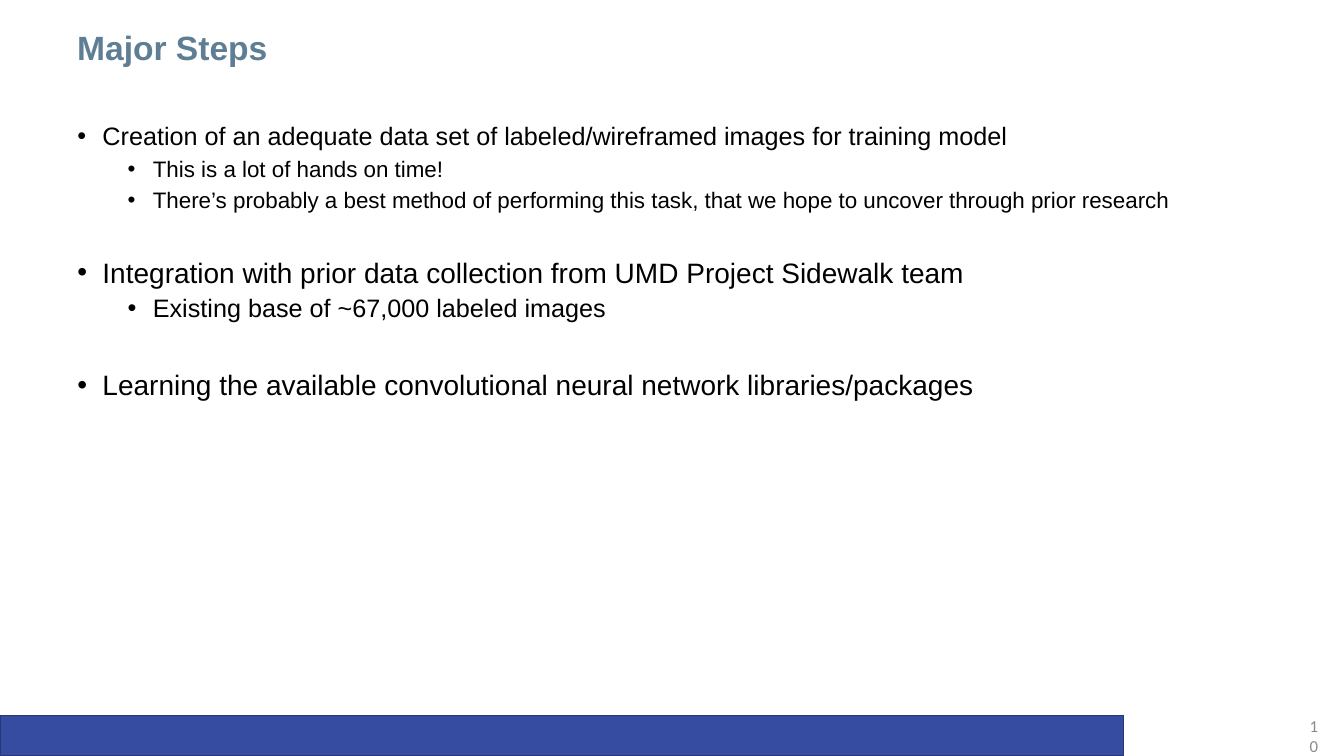
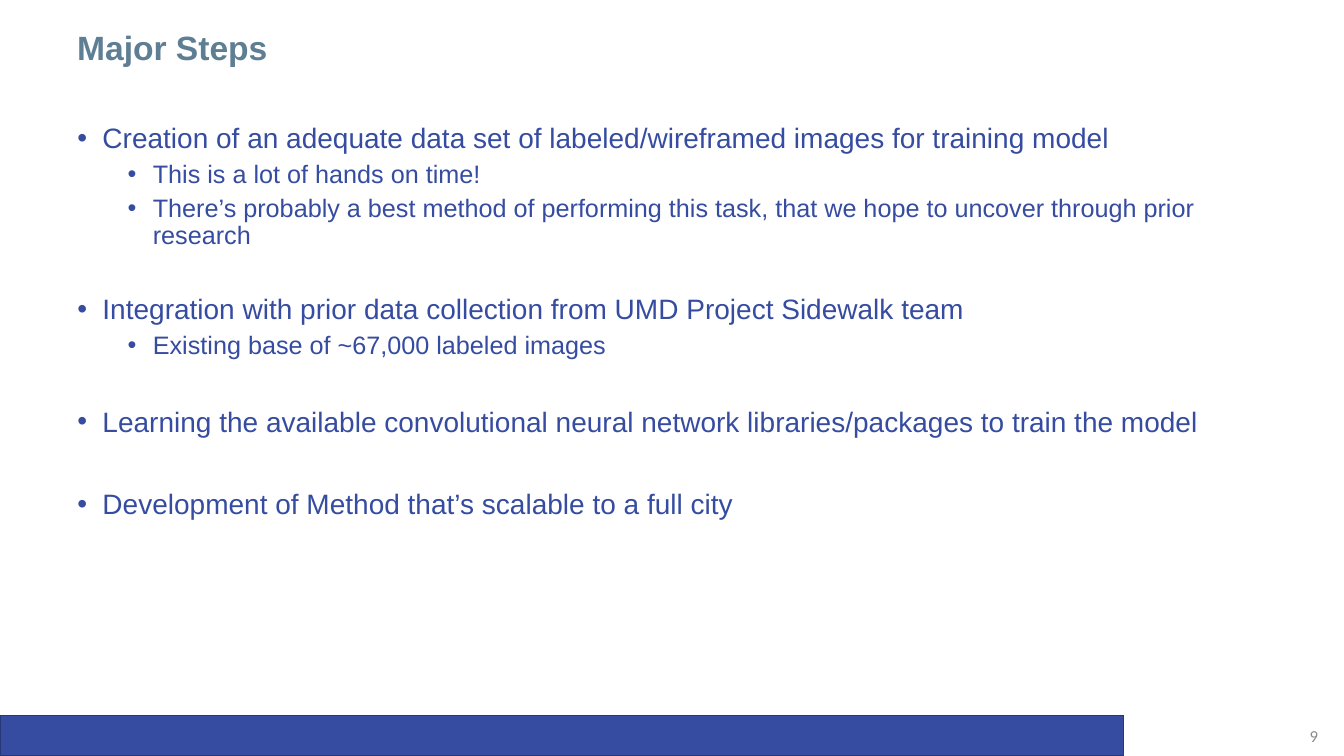
Before and after one commit to anabbott/CapstoneProject, a slide deck: slide 9 of CafeTalks/20170604_CafeTalkIPresentation_v03.pptx (slide 10 before the commit). Drawn at 1344x756 pixels with LibreOffice and Linux fonts; fonts in the diff are those of the drawing; background and template pictures are left out. Boxes give left, top, right and bottom in pixels: in the first picture for what was removed or moved away, otherwise in the second. Text is boxed around its words. In the diff, an @@ line names an element or a change of style, - is before the commit and + after.

```diff
--- a/CafeTalks/20170604_CafeTalkIPresentation_v03.pptx
+++ b/CafeTalks/20170604_CafeTalkIPresentation_v03.pptx
@@ text at (102, 127, 1194, 359): size 18 to 20 pt in "Creation of an adequate data set of ..."; text colour #000000 to #354CA1 in "Creation of an adequate data set of ...", "This is a lot of hands on ...", "There’s probably a best method of performing ...", "Integration with prior data collection from UMD ..." and 1 more places; size 16 to 18 pt in "This is a lot of hands on ...", "There’s probably a best method of performing ..." @@
@@ text at (102, 411, 1197, 519): text changed; text colour #000000 to #354CA1 @@
-• Learning the available convolutional neural network libraries/packages
+• Learning the available convolutional neural network libraries/packages to train the model
+• Development of Method that’s scalable to a full city
@@ page number at (1310, 731, 1318, 742): text changed @@
-10
+9
```
Also in this commit, not shown: 6 other slides changed, 1 slide added, 1 slide removed.
